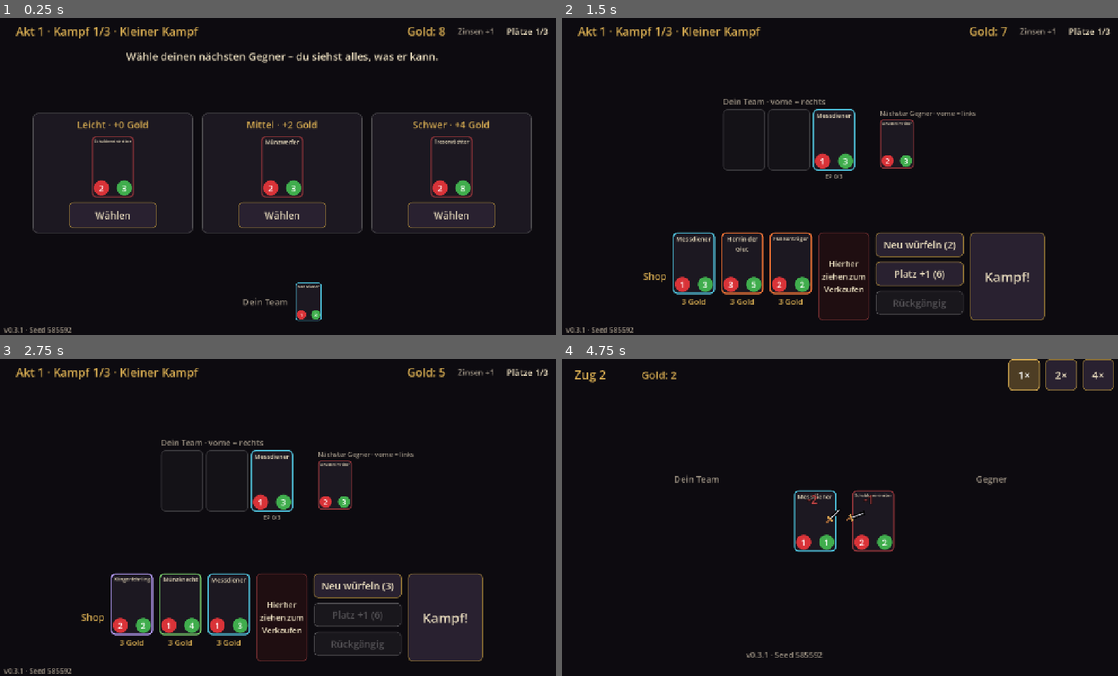
Above: before the commit, frames 1-4 (two rows, left to right).
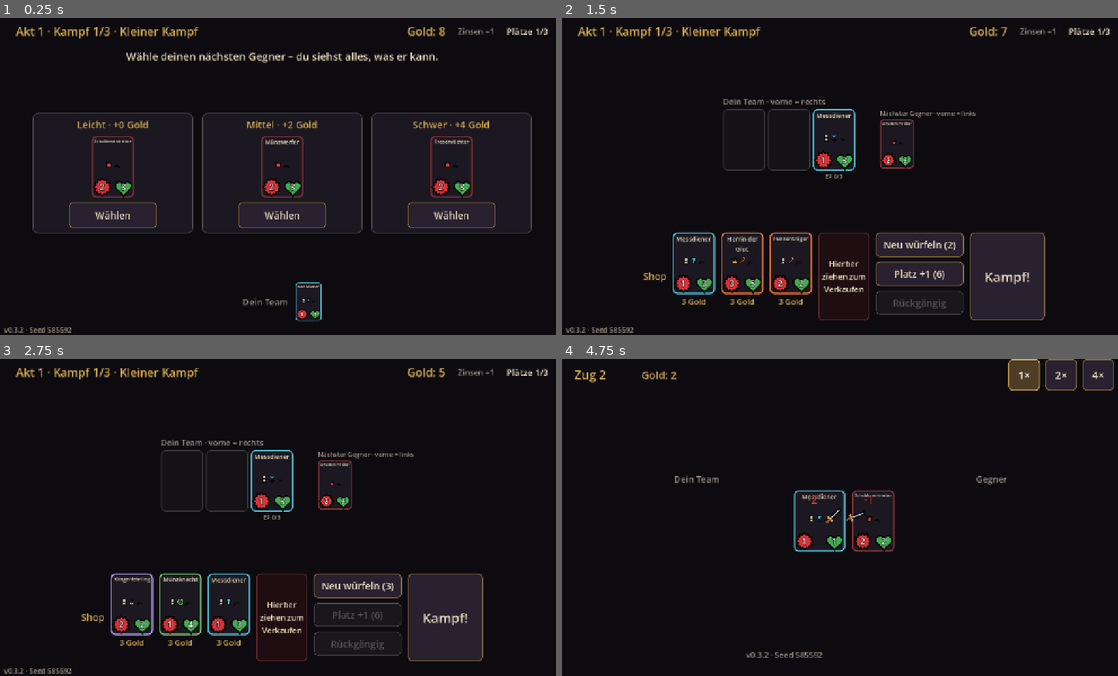
Above: after the commit, the same moments.

Repository: aaronvogel77-source/Roguelike
Game: Godot game, scene res://scenes/run.tscn
The game is run twice, just before and just after one commit, with the same random seed, the same clock (stepped at 60 frames per second) and the same inputs.
Inputs:
- Up to frame 1 (0.25 s): no input
- Up to frame 2 (1.5 s): click "Wählen" at 0.5 s; click "Neu würfeln (1)" at 1.25 s
- Up to frame 3 (2.75 s): click "Neu würfeln (2)" at 2 s
- Up to frame 4 (4.75 s): click "Neu würfeln (3)" at 2.75 s; click "Kampf!" at 3.5 s; click "1×" at 4.25 s

The runs differ from the first frame. In frame 1, 0.6% of the frame differs, in the area x 3-85%, y 45-100%; in frame 2, 0.9%, in the area x 3-63%, y 36-100%; in frame 3, 0.9%; in frame 4, 0.6%.

Commit message:
Symbole fuer Rang, Farbe, Stufe; Angriff/Leben als Embleme
Co-Authored-By: Claude Opus 5.5 <noreply@anthropic.com>
Claude-Session: https://claude.ai/code/session_012xz7sgY2qmHGHRn3NLdPtd

Diff:
--- a/project.godot
+++ b/project.godot
@@ -6,7 +6,7 @@
 [application]
 
 config/name="Arcana (working title)"
-config/version="0.3.1"
+config/version="0.3.2"
 config/description="Dark-fantasy auto-battler roguelite with tarot court-card figures."
 run/main_scene="res://scenes/run.tscn"
 config/features=PackedStringArray("4.6", "GL Compatibility")
--- a/scripts/ui/detail_panel.gd
+++ b/scripts/ui/detail_panel.gd
@@ -4,7 +4,7 @@
 ## ability text with the value for the current level, and active statuses.
 
 var _title: Label
-var _subtitle: Label
+var _subtitle: HBoxContainer
 var _body: RichTextLabel
 
 
@@ -37,9 +37,8 @@
 	close.pressed.connect(hide)
 	header.add_child(close)
 
-	_subtitle = Label.new()
-	_subtitle.add_theme_font_size_override("font_size", 18)
-	_subtitle.add_theme_color_override("font_color", Palette.MUTED)
+	_subtitle = HBoxContainer.new()
+	_subtitle.add_theme_constant_override("separation", 6)
 	column.add_child(_subtitle)
 
 	_body = RichTextLabel.new()
@@ -62,14 +61,24 @@
 	var snapshot := card.snapshot
 	_title.text = tr(ContentDb.name_key(definition))
 	var level: int = snapshot.get("level", 1)
-	if card.is_enemy:
-		_subtitle.text = "%s · %s" % [tr("UI_ENEMY"), tr("UI_LEVEL") % level]
-	else:
-		_subtitle.text = "%s · %s · %s" % [
-			tr("RANK_" + String(definition["rank"]).to_upper()),
-			tr("SUIT_" + String(definition["suit"]).to_upper()),
-			tr("UI_LEVEL") % level,
-		]
+	# Rank · suit · level, each with its emblem.
+	for child in _subtitle.get_children():
+		child.queue_free()
+	var kinds := UnitCard.identity_kinds(definition, card.is_enemy)
+	var texts: Array = [tr("UI_ENEMY")] if card.is_enemy else [
+		tr("RANK_" + String(definition["rank"]).to_upper()),
+		tr("SUIT_" + String(definition["suit"]).to_upper()),
+	]
+	kinds.append("level")
+	texts.append(tr("UI_LEVEL") % level)
+	for i in kinds.size():
+		if i > 0:
+			_subtitle.add_child(_subtitle_text("·"))
+		var emblem := Emblem.create(kinds[i], 22)
+		if kinds[i] == "level":
+			emblem.count = level
+		_subtitle.add_child(emblem)
+		_subtitle.add_child(_subtitle_text(texts[i]))
 
 	var lines: Array[String] = []
 	lines.append(Keywords.colorize(tr("UI_STATS") % [snapshot["effective_attack"], maxi(snapshot["health"], 0), snapshot["max_health"]]))
@@ -92,3 +101,12 @@
 			])
 	_body.text = "\n".join(lines)
 	show()
+
+
+func _subtitle_text(text: String) -> Label:
+	var label := Label.new()
+	label.text = text
+	label.add_theme_font_size_override("font_size", 18)
+	label.add_theme_color_override("font_color", Palette.MUTED)
+	label.mouse_filter = Control.MOUSE_FILTER_IGNORE
+	return label
--- a/scripts/ui/emblem.gd
+++ b/scripts/ui/emblem.gd
@@ -14,6 +14,18 @@
 	"coin": Color(0.95, 0.78, 0.3),
 	"star": Color(1.0, 0.85, 0.35),
 	"skull": Color(0.92, 0.9, 0.85),
+	"attack": Color(0.85, 0.2, 0.22),
+	"life": Color(0.25, 0.68, 0.3),
+	"suit_coins": Color(0.45, 0.78, 0.4),
+	"suit_wands": Color(0.95, 0.45, 0.2),
+	"suit_cups": Color(0.3, 0.75, 0.85),
+	"suit_swords": Color(0.7, 0.6, 0.95),
+	"rank_page": Color(0.75, 0.7, 0.6),
+	"rank_knight": Color(0.75, 0.78, 0.85),
+	"rank_queen": Color(0.95, 0.78, 0.35),
+	"rank_king": Color(1.0, 0.85, 0.3),
+	"level": Color(0.95, 0.78, 0.35),
+	"enemy": Color(0.75, 0.25, 0.28),
 }
 
 ## Which emblem represents an ability effect.
@@ -30,6 +42,8 @@
 
 var kind := "star"
 var color := Color.WHITE
+## For "level": number of chevrons.
+var count := 1
 
 
 static func create(emblem_kind: String, emblem_size: float) -> Emblem:
@@ -99,6 +113,69 @@
 			draw_rect(Rect2(c + Vector2(-0.2, 0.1) * s, Vector2(0.4, 0.3) * s), color)
 			draw_circle(c + Vector2(-0.15, -0.08) * s, s * 0.1, Color(0.1, 0.05, 0.05))
 			draw_circle(c + Vector2(0.15, -0.08) * s, s * 0.1, Color(0.1, 0.05, 0.05))
+		"attack":
+			# Spiky burst: the attack value is printed in its middle.
+			var burst := PackedVector2Array()
+			for i in 24:
+				var r := 0.5 if i % 2 == 0 else 0.4
+				var a := -PI / 2 + TAU * i / 24.0
+				burst.append(c + Vector2(cos(a), sin(a)) * r * s)
+			_filled(burst, color, outline, s)
+		"life":
+			var life := PackedVector2Array()
+			for i in 32:
+				var t := TAU * i / 32.0
+				var x := 16.0 * pow(sin(t), 3)
+				var y := -(13.0 * cos(t) - 5.0 * cos(2 * t) - 2.0 * cos(3 * t) - cos(4 * t))
+				life.append(c + Vector2(x, y + 1.5) * s / 33.0)
+			_filled(life, color, outline, s)
+		"suit_coins":
+			draw_circle(c, s * 0.44, outline)
+			draw_circle(c, s * 0.4, color)
+			_filled(_pts(s, [Vector2(0.5, 0.25), Vector2(0.75, 0.5), Vector2(0.5, 0.75), Vector2(0.25, 0.5)]), color.darkened(0.3), outline, s)
+		"suit_wands":
+			draw_line(c + Vector2(-0.3, 0.38) * s, c + Vector2(0.28, -0.32) * s, outline, maxf(3.0, s * 0.2))
+			draw_line(c + Vector2(-0.3, 0.38) * s, c + Vector2(0.28, -0.32) * s, Color(0.6, 0.38, 0.2), maxf(2.0, s * 0.13))
+			draw_circle(c + Vector2(0.3, -0.36) * s, s * 0.13, color)
+			draw_circle(c + Vector2(0.12, -0.38) * s, s * 0.08, color.lightened(0.2))
+		"suit_cups":
+			var bowl := _pts(s, [Vector2(0.18, 0.12), Vector2(0.82, 0.12), Vector2(0.74, 0.4), Vector2(0.5, 0.55), Vector2(0.26, 0.4)])
+			_filled(bowl, color, outline, s)
+			draw_rect(Rect2(c + Vector2(-0.06, 0.04) * s, Vector2(0.12, 0.3) * s), color)
+			_filled(_pts(s, [Vector2(0.28, 0.82), Vector2(0.72, 0.82), Vector2(0.66, 0.92), Vector2(0.34, 0.92)]), color, outline, s)
+		"suit_swords":
+			_filled(_pts(s, [Vector2(0.45, 0.04), Vector2(0.55, 0.04), Vector2(0.55, 0.66), Vector2(0.45, 0.66)]), color, outline, s)
+			draw_line(c + Vector2(-0.24, 0.17) * s, c + Vector2(0.24, 0.17) * s, Color(0.8, 0.6, 0.3), maxf(2.0, s * 0.1))
+			draw_line(c + Vector2(0, 0.2) * s, c + Vector2(0, 0.44) * s, Color(0.55, 0.35, 0.2), maxf(2.0, s * 0.1))
+		"rank_page":
+			draw_circle(c + Vector2(0, -0.2) * s, s * 0.17, color)
+			_filled(_pts(s, [Vector2(0.32, 0.52), Vector2(0.68, 0.52), Vector2(0.78, 0.92), Vector2(0.22, 0.92)]), color, outline, s)
+		"rank_knight":
+			var helm := _pts(s, [Vector2(0.24, 0.9), Vector2(0.24, 0.35), Vector2(0.38, 0.12), Vector2(0.62, 0.12),
+				Vector2(0.76, 0.35), Vector2(0.76, 0.9)])
+			_filled(helm, color, outline, s)
+			draw_line(c + Vector2(-0.18, 0.0) * s, c + Vector2(0.18, 0.0) * s, Color(0.1, 0.1, 0.12), maxf(2.0, s * 0.08))
+		"rank_queen", "rank_king":
+			var points := 3 if kind == "rank_queen" else 5
+			var crown := PackedVector2Array()
+			crown.append(Vector2(0.12, 0.8))
+			for i in points * 2 + 1:
+				var x := 0.12 + 0.76 * i / float(points * 2)
+				crown.append(Vector2(x, 0.22 if i % 2 == 0 else 0.5))
+			crown.append(Vector2(0.88, 0.8))
+			_filled(_pts(s, crown), color, outline, s)
+			if kind == "rank_king":
+				draw_circle(c + Vector2(0, -0.3) * s, s * 0.07, Color(0.85, 0.2, 0.25))
+		"level":
+			# Stacked chevrons, one per level.
+			for i in count:
+				var y := 0.62 - i * 0.24
+				var chevron := _pts(s, [Vector2(0.2, y + 0.16), Vector2(0.5, y - 0.06), Vector2(0.8, y + 0.16),
+					Vector2(0.8, y + 0.28), Vector2(0.5, y + 0.06), Vector2(0.2, y + 0.28)])
+				_filled(chevron, color, outline, s)
+		"enemy":
+			_filled(_pts(s, [Vector2(0.15, 0.2), Vector2(0.35, 0.35), Vector2(0.5, 0.15), Vector2(0.65, 0.35),
+				Vector2(0.85, 0.2), Vector2(0.75, 0.85), Vector2(0.25, 0.85)]), color, outline, s)
 		_:  # star
 			var star := PackedVector2Array()
 			for i in 10:
@@ -108,7 +185,7 @@
 			_filled(star, color, outline, s)
 
 
-func _pts(s: float, normalized: Array) -> PackedVector2Array:
+func _pts(s: float, normalized: Variant) -> PackedVector2Array:
 	var result := PackedVector2Array()
 	var origin := (size - Vector2(s, s)) / 2
 	for p: Vector2 in normalized:
--- a/scripts/ui/unit_card.gd
+++ b/scripts/ui/unit_card.gd
@@ -16,7 +16,7 @@
 var body: PanelContainer
 
 var _style: StyleBoxFlat
-var _level_label: Label
+var _identity: HBoxContainer
 var _chips: HFlowContainer
 var _attack_label: Label
 var _health_label: Label
@@ -68,9 +68,12 @@
 	name_label.max_lines_visible = 2
 	column.add_child(name_label)
 
-	_level_label = _small_label(Palette.GOLD)
-	_level_label.horizontal_alignment = HORIZONTAL_ALIGNMENT_CENTER
-	column.add_child(_level_label)
+	# Rank, suit and level as small emblems (placeholders for the M8 art).
+	_identity = HBoxContainer.new()
+	_identity.alignment = BoxContainer.ALIGNMENT_CENTER
+	_identity.add_theme_constant_override("separation", 2)
+	_identity.mouse_filter = Control.MOUSE_FILTER_IGNORE
+	column.add_child(_identity)
 
 	_chips = HFlowContainer.new()
 	_chips.alignment = FlowContainer.ALIGNMENT_CENTER
@@ -82,13 +85,11 @@
 
 	var stats := HBoxContainer.new()
 	column.add_child(stats)
-	_attack_label = _make_badge(Palette.ATTACK)
-	stats.add_child(_attack_label)
+	_attack_label = _add_stat_badge(stats, "attack")
 	var spacer := Control.new()
 	spacer.size_flags_horizontal = Control.SIZE_EXPAND_FILL
 	stats.add_child(spacer)
-	_health_label = _make_badge(Palette.LIFE)
-	stats.add_child(_health_label)
+	_health_label = _add_stat_badge(stats, "life")
 
 	apply_snapshot(initial)
 
@@ -103,8 +104,7 @@
 	snapshot = new_snapshot
 	_attack_label.text = str(snapshot["effective_attack"])
 	_health_label.text = str(maxi(snapshot["health"], 0))
-	var level: int = snapshot.get("level", 1)
-	_level_label.text = tr("UI_LEVEL_SHORT") % level if level > 1 else ""
+	_rebuild_identity(snapshot.get("level", 1))
 	_rebuild_chips()
 
 
@@ -225,15 +225,37 @@
 	return lines
 
 
-func _make_badge(color: Color) -> Label:
-	var badge := Label.new()
-	badge.custom_minimum_size = Vector2(34, 34)
-	badge.horizontal_alignment = HORIZONTAL_ALIGNMENT_CENTER
-	badge.vertical_alignment = VERTICAL_ALIGNMENT_CENTER
-	badge.add_theme_font_size_override("font_size", 20)
-	badge.add_theme_color_override("font_color", Color.WHITE)
-	var style := StyleBoxFlat.new()
-	style.bg_color = color
-	style.set_corner_radius_all(17)
-	badge.add_theme_stylebox_override("normal", style)
-	return badge
+## Rank + suit + level emblems for the card (enemies: enemy mark + level).
+func _rebuild_identity(level: int) -> void:
+	for child in _identity.get_children():
+		child.queue_free()
+	for kind in identity_kinds(definition, is_enemy):
+		_identity.add_child(Emblem.create(kind, 16))
+	var chevrons := Emblem.create("level", 16)
+	chevrons.count = level
+	_identity.add_child(chevrons)
+
+
+static func identity_kinds(unit_definition: Dictionary, enemy: bool) -> Array:
+	if enemy:
+		return ["enemy"]
+	return ["rank_" + String(unit_definition.get("rank", "page")), "suit_" + String(unit_definition.get("suit", "coins"))]
+
+
+## Attack / health: the number sits in the middle of its emblem.
+func _add_stat_badge(parent: Control, kind: String) -> Label:
+	var holder := Control.new()
+	holder.custom_minimum_size = Vector2(38, 38)
+	holder.mouse_filter = Control.MOUSE_FILTER_IGNORE
+	parent.add_child(holder)
+	holder.add_child(Emblem.create(kind, 38))
+	var label := Label.new()
+	label.size = Vector2(38, 38)
+	label.horizontal_alignment = HORIZONTAL_ALIGNMENT_CENTER
+	label.vertical_alignment = VERTICAL_ALIGNMENT_CENTER
+	label.add_theme_font_size_override("font_size", 19)
+	label.add_theme_color_override("font_color", Color.WHITE)
+	label.add_theme_color_override("font_outline_color", Color(0, 0, 0, 0.9))
+	label.add_theme_constant_override("outline_size", 5)
+	holder.add_child(label)
+	return label
Not shown, changed: GAME_DESIGN.md
